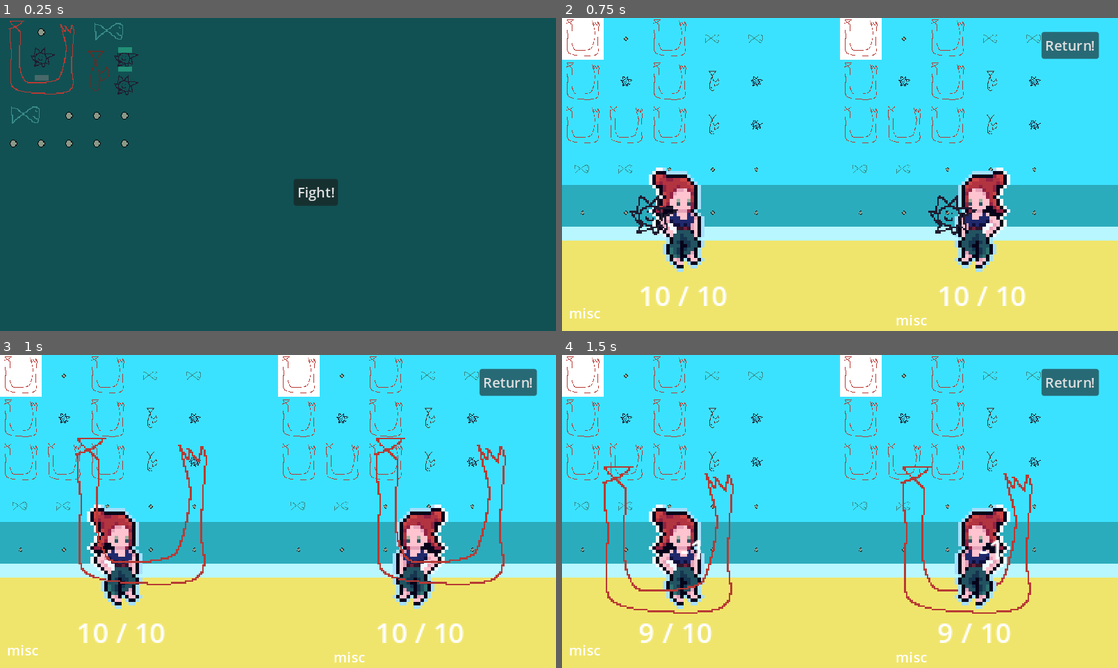
Above: before the commit, frames 1-4 (two rows, left to right).
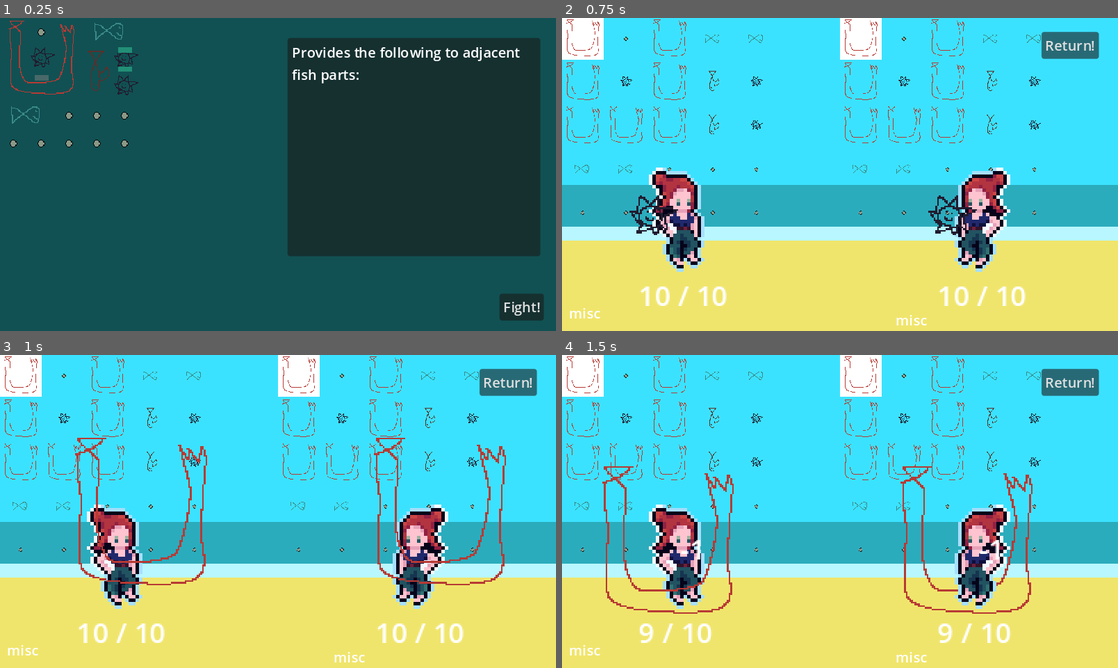
Above: after the commit, the same moments.

Repository: sandsq/fishfashionfight
Game: Godot game, scene res://inventory/inventory_container.tscn
Same seed, same stepped clock (60 frames per second), same inputs: the game is played once before the commit and once after it.
Inputs:
- Up to frame 1 (0.25 s): no input
- Up to frame 2 (0.75 s): click "Fight!" at 0.5 s
- Up to frame 3 (1 s): no input
- Up to frame 4 (1.5 s): click "Fight!" at 1.25 s

The runs differ from the first frame. In frame 1, 32% of the frame differs, in the area x 51-98%, y 6-97%; in frame 2, nothing differs; in frame 3, nothing differs; in frame 4, nothing differs.

Commit message:
Pass up synergy information from slot to display in order to show a tooltip on hover

Diff:
--- a/inventory/inventory_container.gd
+++ b/inventory/inventory_container.gd
@@ -5,7 +5,10 @@
 var Inventory = preload("res://inventory/inventory.tscn")
 
 @onready var player_display = $CenterContainer/ActiveInventoryDisplay
+@onready var info_label = %InfoLabel
 
+func _ready():
+	player_display.received_hover_signal_from_slot.connect(_change_info)
 
 func _on_change_scene_button_pressed():
 	var old_scene = player_display
@@ -26,3 +29,6 @@
 	get_tree().root.add_child(new_scene)
 
 	old_scene.visible = false
+
+func _change_info(data):
+	info_label.text = str(data)
--- a/inventory/inventory_container.tscn
+++ b/inventory/inventory_container.tscn
@@ -23,10 +23,38 @@
 
 [node name="ChangeSceneButton" type="Button" parent="."]
 layout_mode = 0
-offset_left = 338.0
-offset_top = 185.0
-offset_right = 389.0
-offset_bottom = 216.0
+offset_left = 575.0
+offset_top = 317.0
+offset_right = 626.0
+offset_bottom = 348.0
 text = "Fight!"
 
+[node name="InfoPanel" type="PanelContainer" parent="."]
+layout_mode = 0
+offset_left = 331.0
+offset_top = 23.0
+offset_right = 622.0
+offset_bottom = 274.0
+
+[node name="MarginContainer" type="MarginContainer" parent="InfoPanel"]
+layout_mode = 2
+theme_override_constants/margin_left = 5
+theme_override_constants/margin_top = 5
+theme_override_constants/margin_right = 5
+theme_override_constants/margin_bottom = 5
+
+[node name="VBoxContainer" type="VBoxContainer" parent="InfoPanel/MarginContainer"]
+layout_mode = 2
+
+[node name="Label" type="Label" parent="InfoPanel/MarginContainer/VBoxContainer"]
+custom_minimum_size = Vector2(100, 30)
+layout_mode = 2
+text = "Provides the following to adjacent fish parts:"
+autowrap_mode = 2
+
+[node name="InfoLabel" type="Label" parent="InfoPanel/MarginContainer/VBoxContainer"]
+unique_name_in_owner = true
+layout_mode = 2
+autowrap_mode = 2
+
 [connection signal="pressed" from="ChangeSceneButton" to="." method="_on_change_scene_button_pressed"]
--- a/inventory/inventory_display.gd
+++ b/inventory/inventory_display.gd
@@ -1,4 +1,6 @@
 extends GridContainer
+
+signal received_hover_signal_from_slot(data)
 
 var num_slots: int
 var Inventory = preload("res://inventory/inventory.tscn")
@@ -27,6 +29,7 @@
 		isd.inventory = inventory
 		isd.can_be_dropped_signal.connect(
 				func(b): can_be_dropped = b)
+		isd.mouse_hovered_over_synergy.connect(_on_received_hover_signal_from_slot)
 		#isd.set_position(GS.index_to_grid(i) * 1000)
 		add_child(isd)
 	inventory.add_to_inventory()
@@ -76,3 +79,6 @@
 	elif what == NOTIFICATION_WM_MOUSE_ENTER:
 		#print("inventory display, mouse entered window")
 		mouse_exited_window = false
+
+func _on_received_hover_signal_from_slot(data):
+	emit_signal("received_hover_signal_from_slot", data)
--- a/inventory/inventory_slot_display.gd
+++ b/inventory/inventory_slot_display.gd
@@ -1,6 +1,7 @@
 extends CenterContainer
 
 signal can_be_dropped_signal
+signal mouse_hovered_over_synergy(data)
 
 @export var display_debug_adjacents = false
 
@@ -299,4 +300,5 @@
 	associated_fish_part.set_received_synergy_data({}, plane_to_index(area.edge_info))
 
 func _on_mouse_entered_synergy_zone(synergy_data):
-	print("show tooltip here %s" % [synergy_data])
+	#print("show tooltip here %s" % [synergy_data])
+	emit_signal("mouse_hovered_over_synergy", synergy_data)
--- a/inventory/inventory_slot_display.tscn
+++ b/inventory/inventory_slot_display.tscn
@@ -25,7 +25,6 @@
 offset_right = 32.0
 offset_bottom = 32.0
 script = ExtResource("1_xjjg0")
-display_debug_adjacents = null
 
 [node name="FishPartTextureRect" type="TextureRect" parent="."]
 material = SubResource("ShaderMaterial_jltmo")
